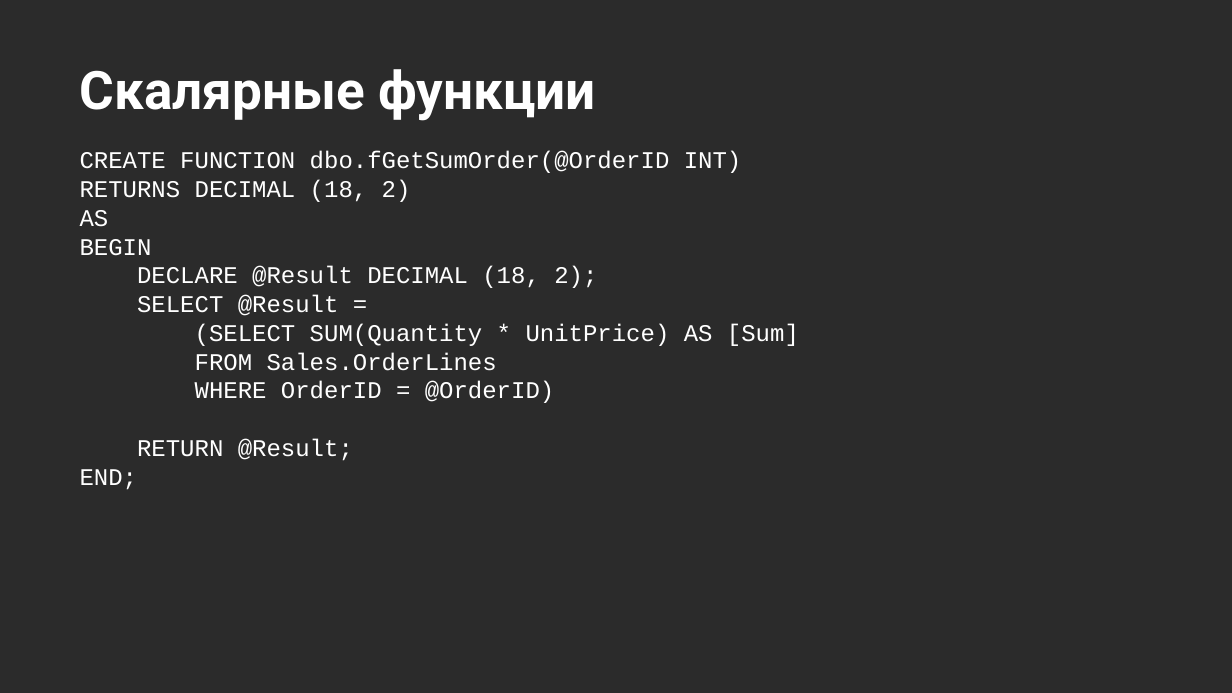
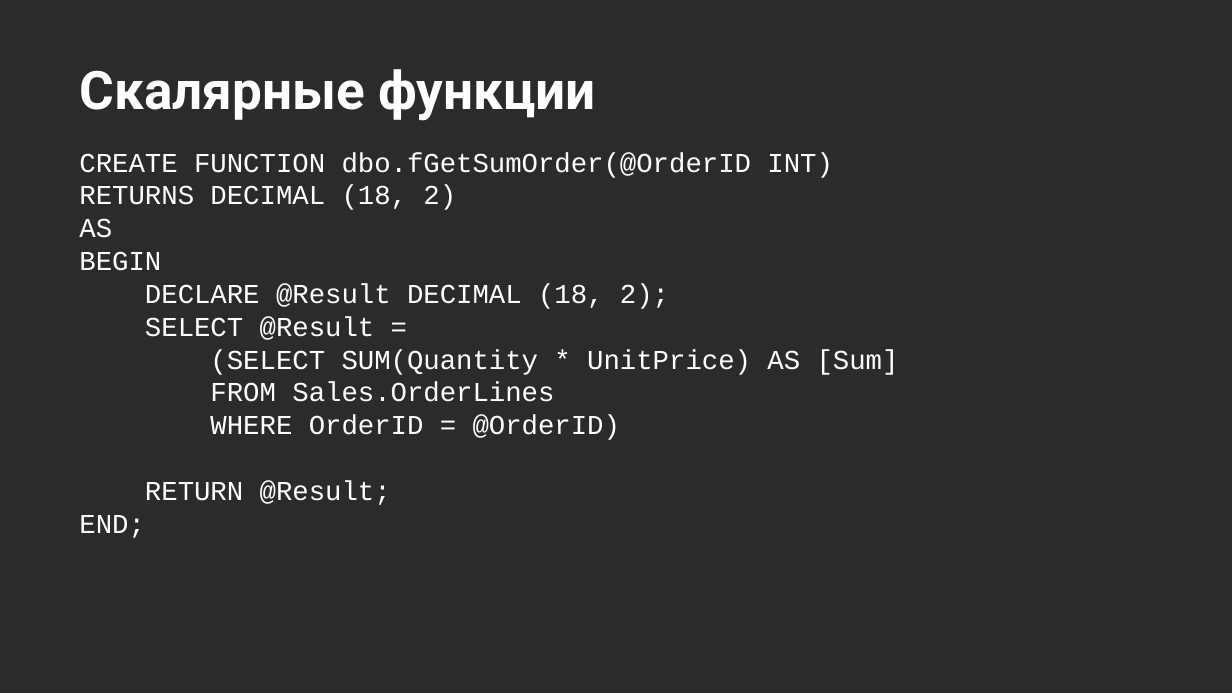
Before and after one commit to MarinaPaley/OTUS, a slide deck: slide 14 of Программирование.pptx. Drawn at 1232x693 pixels with LibreOffice and Linux fonts; fonts in the diff are those of the drawing; background and template pictures are left out; a plain dark background stands for a picture behind light text. Boxes give left, top, right and bottom in pixels: in the first picture for what was removed or moved away, otherwise in the second. Text is boxed around its words. In the diff, an @@ line names an element or a change of style, - is before the commit and + after.

```diff
--- a/Программирование.pptx
+++ b/Программирование.pptx
@@ text "CREATE FUNCTION dbo.fGetSumOrder(@OrderID INT)" at [79, 152, 899, 538]: size 14 to 16 pt @@
```
Also in this commit, not shown: 9 other files.
